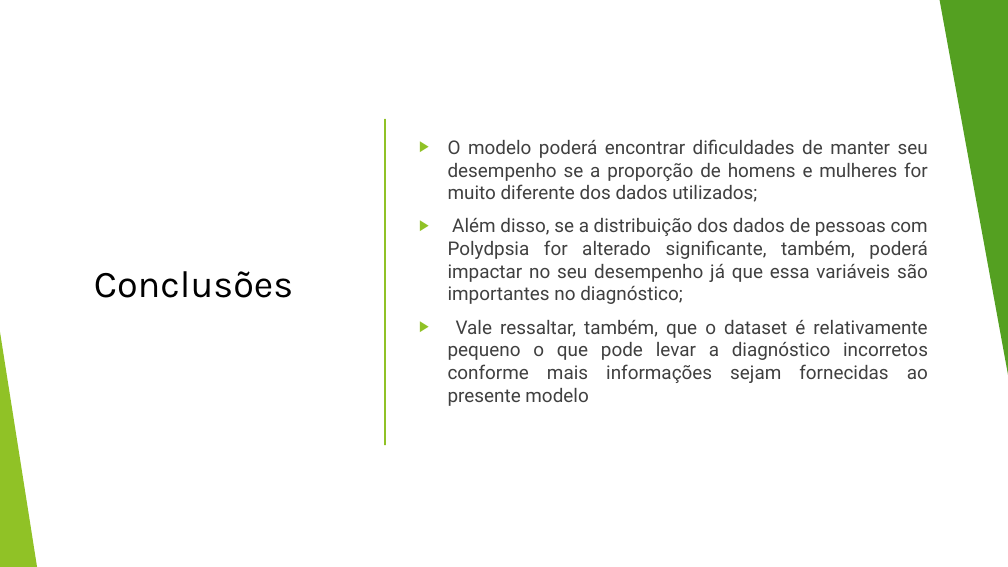
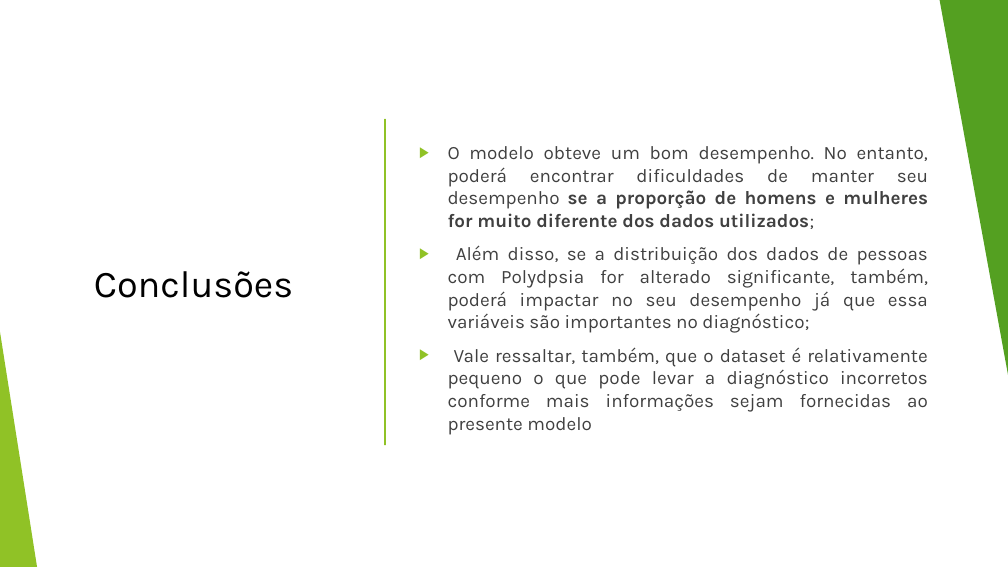
Before and after one commit to igorss77/diabetes_project, a slide deck: slide 13 of docs/Early stage diabetes – risk predictions.pptx. Drawn at 1008x567 pixels with LibreOffice and Linux fonts; fonts in the diff are those of the drawing. Boxes give left, top, right and bottom in pixels: in the first picture for what was removed or moved away, otherwise in the second. Text is boxed around its words. In the diff, an @@ line names an element or a change of style, - is before the commit and + after.

Commit message:
ajustando informações da apresentação e criando novo log file

```diff
--- a/docs/Early stage diabetes – risk predictions.pptx
+++ b/docs/Early stage diabetes – risk predictions.pptx
@@ text at (448,146,928,229): text changed; font Roboto to Karla @@
-▶ O modelo poderá encontrar dificuldades de manter seu desempenho se a proporção de homens e mulheres for muito diferente dos dados utilizados;
+▶ O modelo obteve um bom desempenho. No entanto, poderá encontrar dificuldades de manter seu desempenho se a proporção de homens e mulheres for muito diferente dos dados utilizados;
@@ text at (448,245,928,435): font Roboto to Karla in "Além disso, se a distribuição dos dados ...", "Vale ressaltar, também, que o dataset é ..." @@
```
Also in this commit, not shown: 7 other slides changed, 1 other file.
